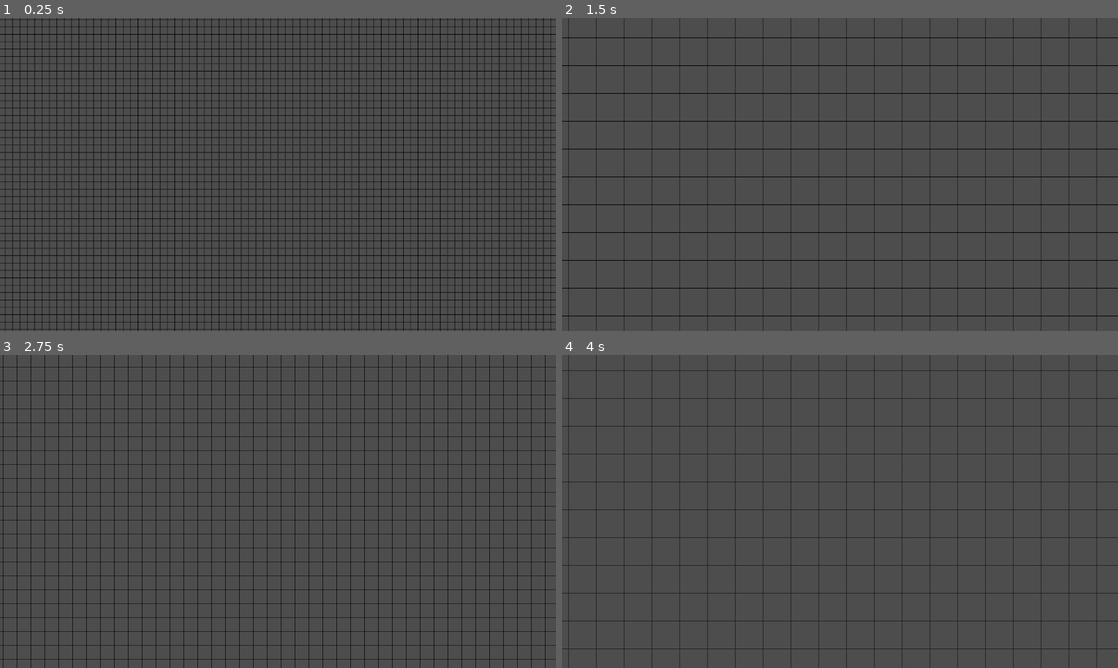
Above: before the commit, frames 1-4 (two rows, left to right).
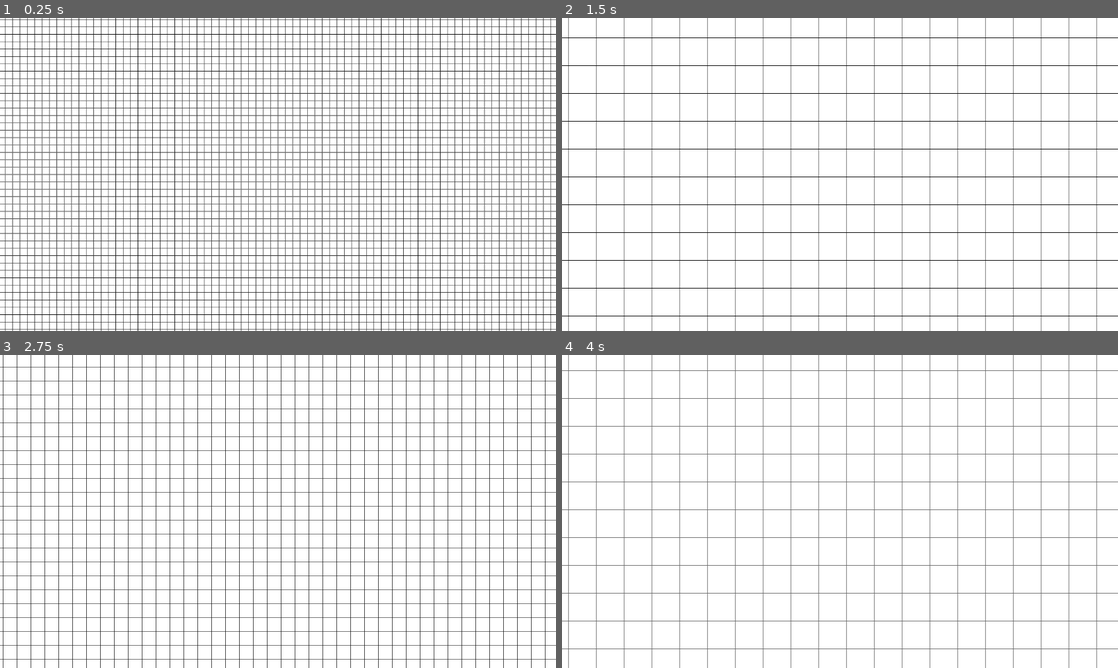
Above: after the commit, the same moments.

Repository: SelfDevTV/Pixler
Game: Godot game, scene res://scenes/main.tscn
The game is run twice, just before and just after one commit, with the same random seed, the same clock (stepped at 60 frames per second) and the same inputs.
Inputs (mouse positions are in pixels of both pictures, inside the frame that each line leads up to):
- Up to frame 1 (0.25 s): no input
- Up to frame 2 (1.5 s): move the mouse to (962, 158) at 0.52 s; tap Middle mouse button (pan_activate) at 0.6 s; tap Enter at 1.25 s; move the mouse to (728, 190) at 1.27 s; tap Mouse wheel up (zoom_in) at 1.35 s
- Up to frame 3 (2.75 s): tap Space at 2 s; move the mouse to (333, 442) at 2.02 s; tap Mouse wheel down (zoom_out) at 2.1 s
- Up to frame 4 (4 s): tap Enter at 2.75 s; move the mouse to (812, 574) at 2.77 s; tap Middle mouse button (pan_activate) at 2.85 s; tap Space at 3.5 s; move the mouse to (1006, 558) at 3.52 s; tap Mouse wheel up (zoom_in) at 3.6 s

The runs differ from the first frame. In frame 1, 99% of the frame differs, in the area x 0-100%, y 0-100%; in frame 2, 98%; in frame 3, 100%; in frame 4, 100%.

Commit message:
updated rendering, and implementation plan

Diff:
--- a/scripts/grid_renderer.gd
+++ b/scripts/grid_renderer.gd
@@ -46,7 +46,7 @@
 
 func _on_painting_loaded(_painting: Painting):
     image = Image.create_empty(GridManager.grid_size.x, GridManager.grid_size.y, false, Image.FORMAT_RGBA8)
-    image.fill(Color.TRANSPARENT)
+    image.fill(Color.WHITE)
     for p in GridManager.get_painted_cell_positions():
             var c = GridManager.get_cell_at(p)
             image.set_pixelv(c.position, c.color)
--- a/scripts/slime/slime.gd
+++ b/scripts/slime/slime.gd
@@ -1,25 +1,2 @@
 class_name Slime
 extends Node2D
-
-var states: Dictionary[String, SlimeState]
-var target: Vector2
-
-var current_state: SlimeState
-
-func _ready() -> void:
-
-    states = {
-        "idle": StateIdle.new(self),
-        "select_target": StateSelectTarget.new(self)
-    }
-    current_state = states["idle"]
-
-func change_state(new: String):
-    if current_state:
-        current_state.exit()
-    current_state = states[new]
-    current_state.enter()
-
-func _process(delta: float) -> void:
-    if current_state:
-        current_state.process(delta)
--- a/scripts/slime/slime_state.gd
+++ /dev/null
@@ -1,18 +0,0 @@
-
-class_name SlimeState
-extends RefCounted
-
-var slime: Slime
-
-func _init(sl: Slime) -> void:
-    slime = sl
-
-func enter() -> void:
-    pass
-
-
-func exit() -> void:
-    pass
-
-func process(_delta: float) -> void:
-    pass
--- /dev/null
+++ b/scripts/slime/state.gd
@@ -0,0 +1,10 @@
+
+class_name State
+extends Node
+
+
+func enter() -> void:
+    pass
+
+func exit() -> void:
+    pass
--- a/scripts/slime/state_idle.gd
+++ /dev/null
@@ -1,13 +0,0 @@
-class_name StateIdle
-extends SlimeState
-
-var idle_timer := 0.0
-var idle_duration := 1.0
-
-func enter() -> void:
-    idle_timer = 0.0
-
-func process(delta: float) -> void:
-    idle_timer += delta
-    if idle_timer >= idle_duration:
-        slime.change_state("select_target")
--- a/scripts/slime/state_select_target.gd
+++ /dev/null
@@ -1,10 +0,0 @@
-class_name StateSelectTarget
-extends SlimeState
-
-func enter() -> void:
-    var targets = GridManager.get_unpainted_cell_positions()
-    if targets.size() == 0:
-        slime.change_state("idle")
-    else:
-        var target = targets.pick_random()
-        slime.target = target
--- a/shaders/grid.gdshader
+++ b/shaders/grid.gdshader
@@ -46,7 +46,7 @@
 	float alpha = 1.0 - min(line / line_width, 1.0);
 
 	// Hide grid line if cell is painted (alpha > threshold)
-	if (cell_color.a > 0.1) {
+	if (cell_color.rgba  != vec4(1, 1, 1, 1)) {
 		alpha = 0.0;
 	}
 
Renamed: scripts/slime/slime_state.gd.uid -> scripts/slime/state.gd.uid
Not shown, removed: scripts/slime/state_idle.gd.uid
Not shown, removed: scripts/slime/state_select_target.gd.uid
Not shown, changed: docs/plans/2025-11-03-pixel-paint-idle-implementation-plan.md
